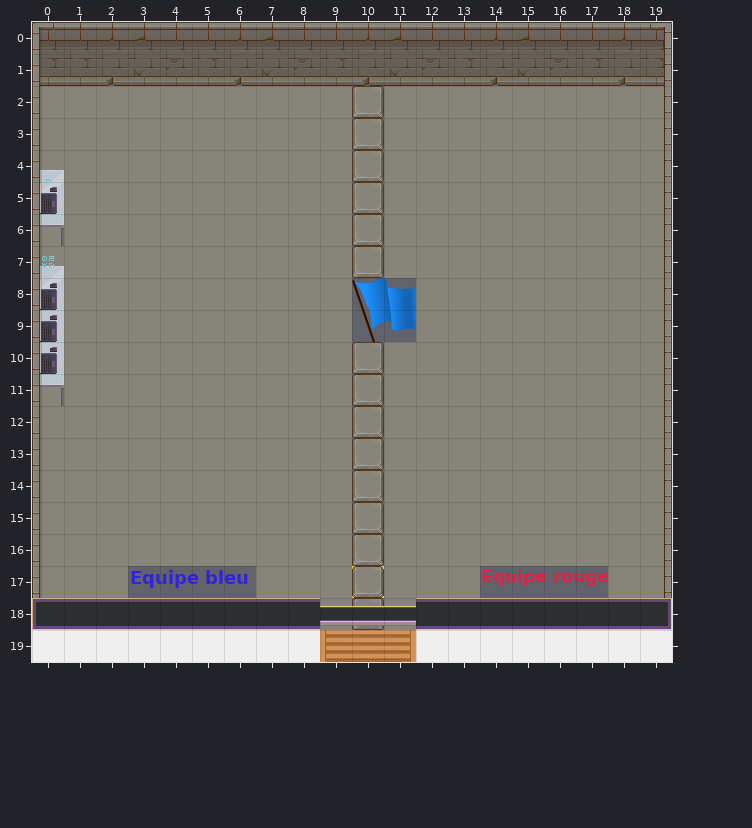
Two states of a Tiled map (JSON), challenge.tmj. This is how it looked before the edit.
Cells are 32x32 px. Shown: x 0..19, y 0..19.
And afterwards:
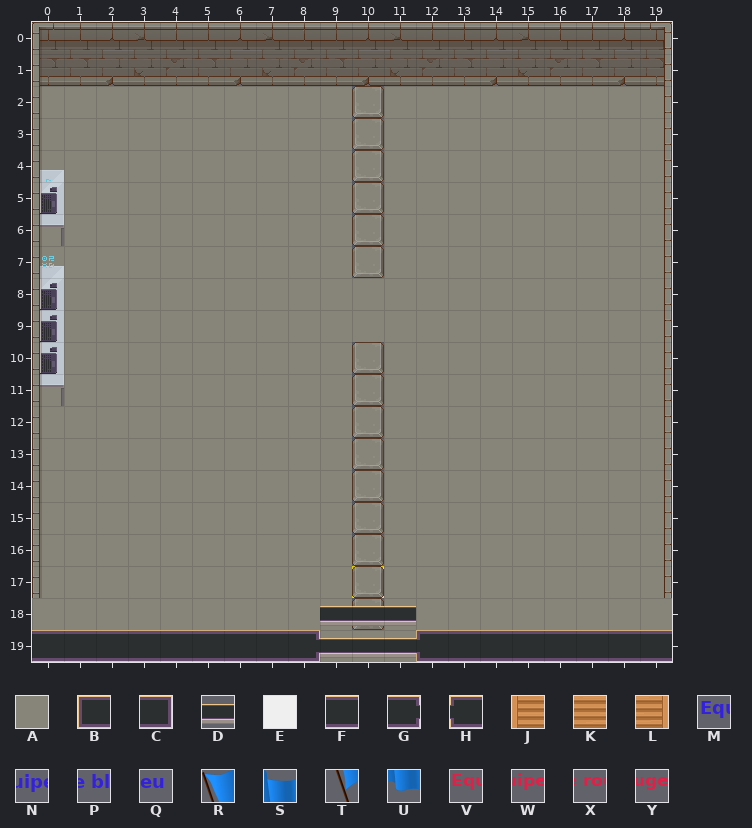
Key: from "TX Tileset Stone Ground": A 9; from "WA_Room_Builder": B 58, C 59, D 64, E 203, F 370, G 371, H 373, J 452, K 453, L 454; from "bleu": M 0, N 1, P 2, Q 3; from "flag": R 0, S 1, T 2, U 3; from "rouge": V 0, W 1, X 2, Y 3.
_ is an empty cell, # one hidden under a higher layer.
The exact change:
{"where": "layer \"floor\""}
{"y":8,"x":10,"old":"RS","new":"AA"}
{"y":9,"x":10,"old":"TU","new":"AA"}
{"y":17,"x":3,"old":"MNPQ","new":"AAAA"}
{"y":17,"x":14,"old":"VWXY","new":"AAAA"}
{"where": "layer \"wall\""}
{"y":18,"x":0,"old":"#########","new":"_________"}
{"y":18,"x":12,"old":"########","new":"________"}
{"y":19,"x":0,"old":"#########___########","new":"FFFFFFFFGDDDHFFFFFFF"}
{"where": "layer \"stair\""}
{"y":18,"x":0,"old":"BFFFFFFFF","new":"_________"}
{"y":18,"x":12,"old":"FFFFFFFC","new":"________"}
{"y":19,"x":0,"old":"EEEEEEEEEJKLEEEEEEEE","new":"____________________"}
{"label":"changed","picture_box":[352,278,416,342]}
{"label":"changed","picture_box":[32,566,672,662]}
